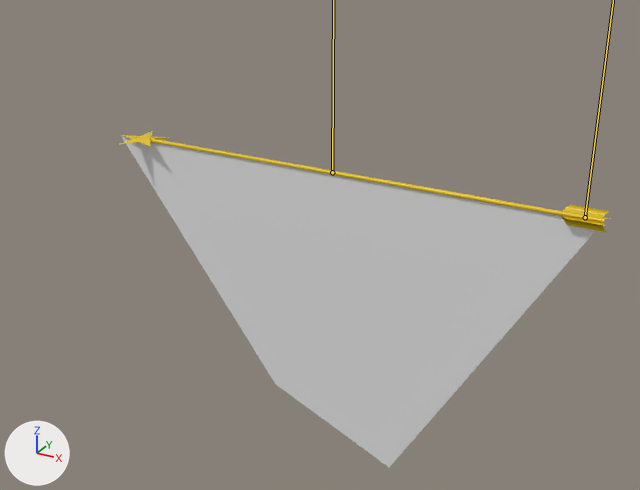
The FBX model _3DObjects/Arrows/ArrowMagic.fbx: old version first, new version second.
Rendered twice from a 50 mm camera at (1.72, -3.25, 1.27) aimed at (0.05, -0.2, -0.25). Every picture has the same lights, and +X, +Y and +Z are marked at lower left. The bones that bend it are drawn over the model as lines.

Objects in the first picture: 'Arrow_2'.
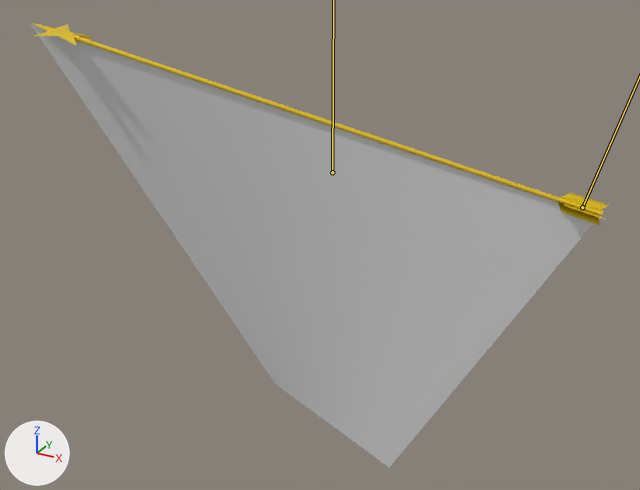
The newer file adds an action. The first version stands in its rest pose; the second is drawn at frame 46 of the action 'Cinema_4D_Basis'.

What differs and where, as boxes [x1, y1, x2, y2] in the pictures (640 x 490 px):
'Arrow_2', posed (18% wider, 32% taller): before [118, 131, 610, 467]; after [29, 22, 610, 467]

What the commit changed:
Bone 'Arrow' (bone_arrow) moves from (0.0, 0.0, 0.0) to (0.0, 6.4, 7.0).
Bone 'Arrow' (bone_arrow) turns from (0, 0, 0) to (-4, 14, -16) degrees about its own x, y and z.
